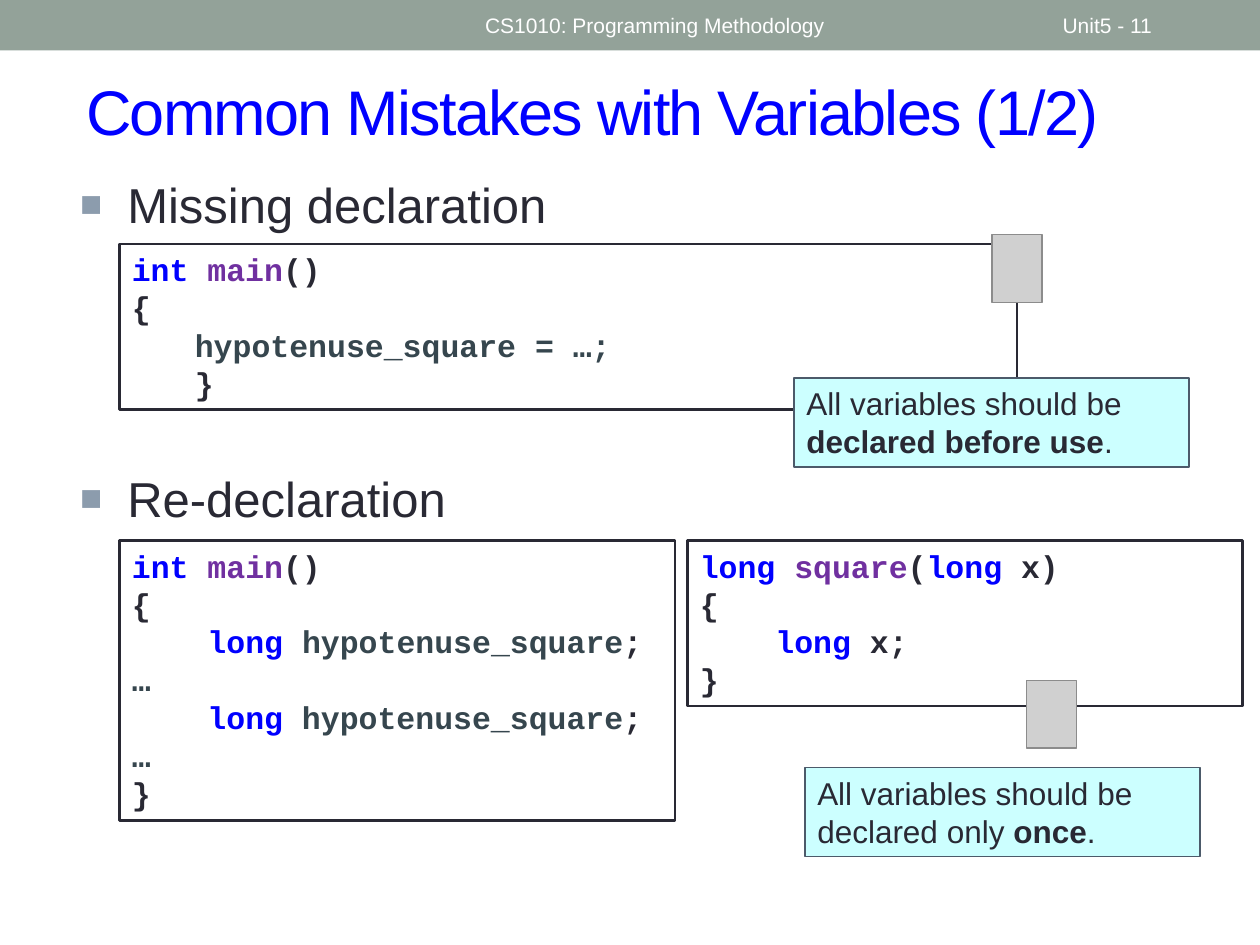
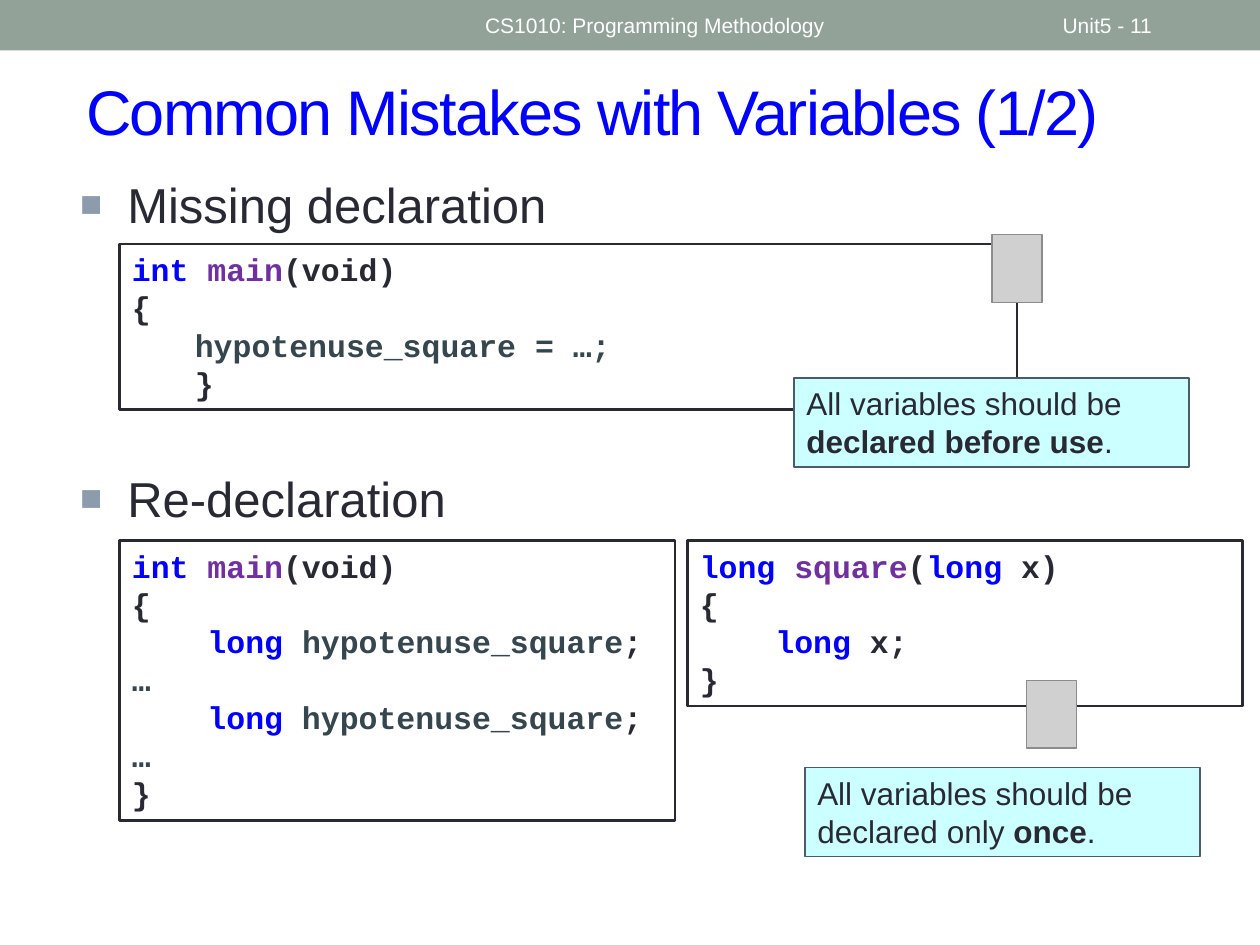
Before and after one commit to nus-cs1010-2526-s2/website, a slide deck: slide 11 of slides/Week3.pptx. Drawn at 1260x945 pixels with LibreOffice and Linux fonts; fonts in the diff are those of the drawing; grey boxes stand for pictures. Boxes give left, top, right and bottom in pixels: in the first picture for what was removed or moved away, otherwise in the second. Text is boxed around its words. In the diff, an @@ line names an element or a change of style, - is before the commit and + after.

```diff
--- a/slides/Week3.pptx
+++ b/slides/Week3.pptx
@@ text in rectangle at box(132, 259, 396, 288): text changed; text colour #7030A0 to #292934 @@
-int main()
+int main(void)
@@ text in rectangle at box(132, 555, 396, 585): text changed; text colour #7030A0 to #292934 @@
-int main()
+int main(void)
```
Also in this commit, not shown: 8 other slides changed, 18 other files.
